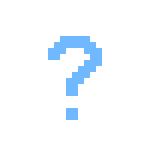
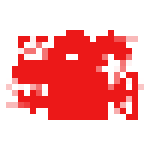
Comparing the layer stacks of the two w=144, h=144 images. Changes:
showed "over" over [6, 30, 144, 120]
hid "normal" over [6, 30, 144, 120]
renamed "Calque 2" to "panels_btn_help", painted on it over [48, 36, 102, 120]
renamed "animation" to "panels_btn_animation", showed it, painted on it over [6, 30, 144, 114]
renamed "settings" to "panels_btn_settings", showed it, painted on it over [12, 42, 132, 102]
renamed "camera" to "panels_btn_camera", showed it, painted on it over [18, 36, 138, 120]
renamed "interpo" to "panels_btn_interpo", showed it, painted on it over [6, 30, 138, 114]
renamed "rigging" to "panels_btn_rigging", showed it, painted on it over [36, 30, 108, 120]
